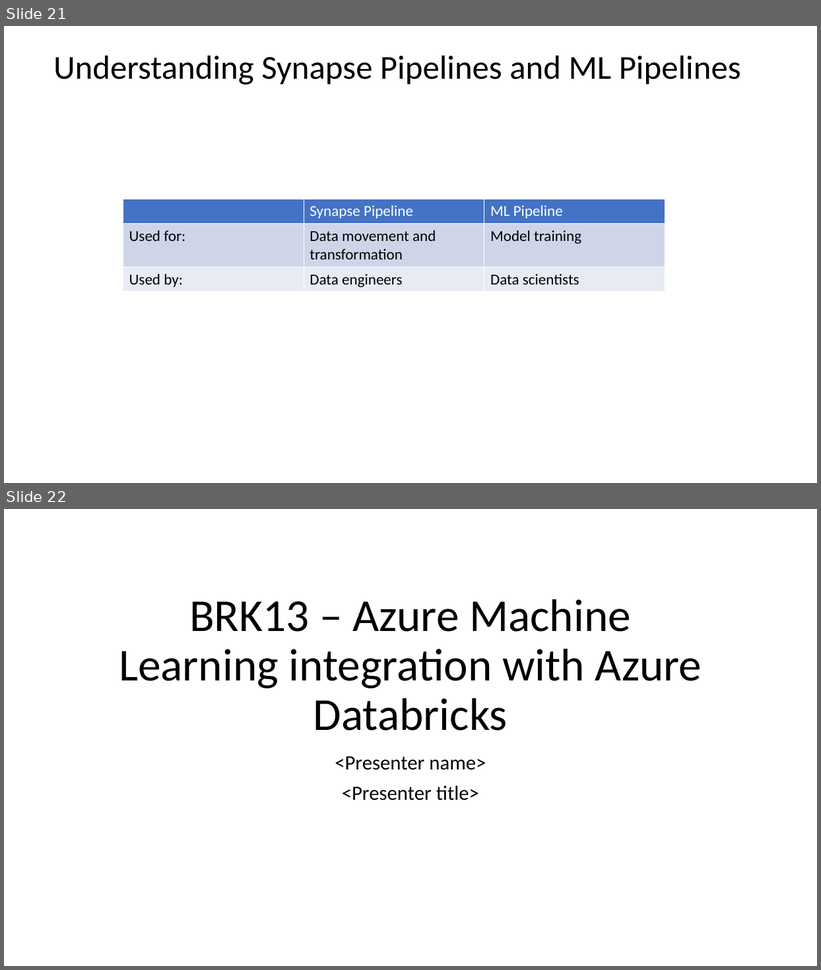
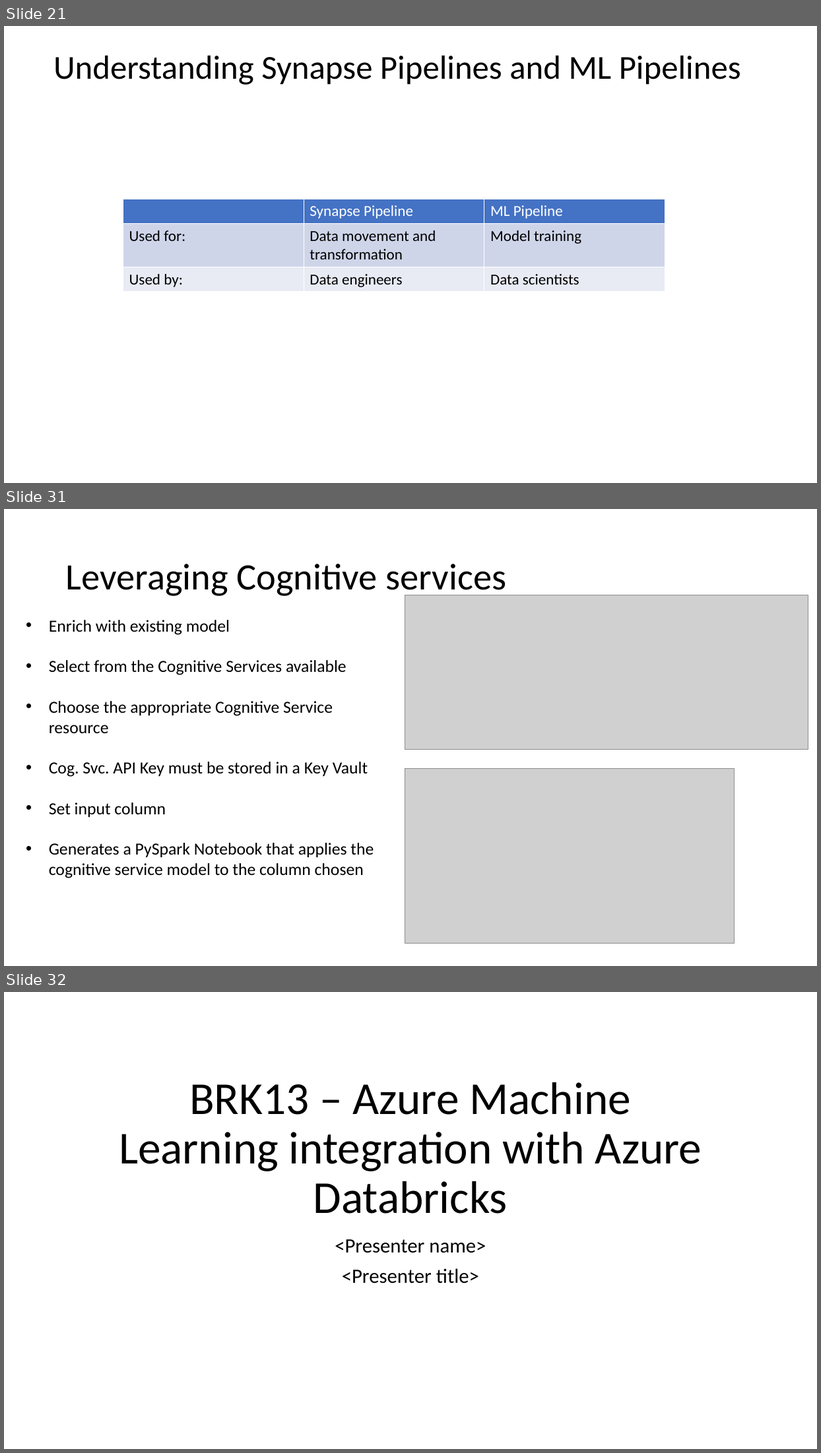
Before and after one commit to pietheinstrengholt/azure-ml-data-science-400, a slide deck: day-03/Day 3 - AML Bootcamp.pptx. Shown one above the other, each under a label of ours: slides 21 and 22 before the commit, slides 21, 31 and 32 after it; the slides between them are not shown. The pictures are 821x970 and 821x1453 pixels, drawn with LibreOffice and Linux fonts; fonts in the diff are those of the drawing; grey boxes stand for pictures; background and template pictures are left out. Boxes give left, top, right and bottom in pixels: in the first picture for what was removed or moved away, otherwise in the second. Text is boxed around its words. In the diff, an @@ line names an element or a change of style, - is before the commit and + after.

```diff
--- a/day-03/Day 3 - AML Bootcamp.pptx
+++ b/day-03/Day 3 - AML Bootcamp.pptx
@@ slide 31 added at bbox=[4, 509, 817, 966], background #FFFFFF @@
@@ title added at bbox=[66, 564, 507, 598], 44 pt, text #000000 @@
+Leveraging Cognitive services
@@ picture added at bbox=[405, 595, 809, 750] @@
@@ text added at bbox=[49, 620, 374, 879], 20 pt, text #000000 @@
+• Enrich with existing model
+• Select from the Cognitive Services available
+• Choose the appropriate Cognitive Service resource
+• Cog. Svc. API Key must be stored in a Key Vault
+• Set input column
+• Generates a PySpark Notebook that applies the cognitive service model to the column chosen
@@ picture added at bbox=[405, 769, 735, 944] @@
@@ what was slide 22 is now slide 32 @@
```
Also in this commit, not shown: 9 other slides added.
